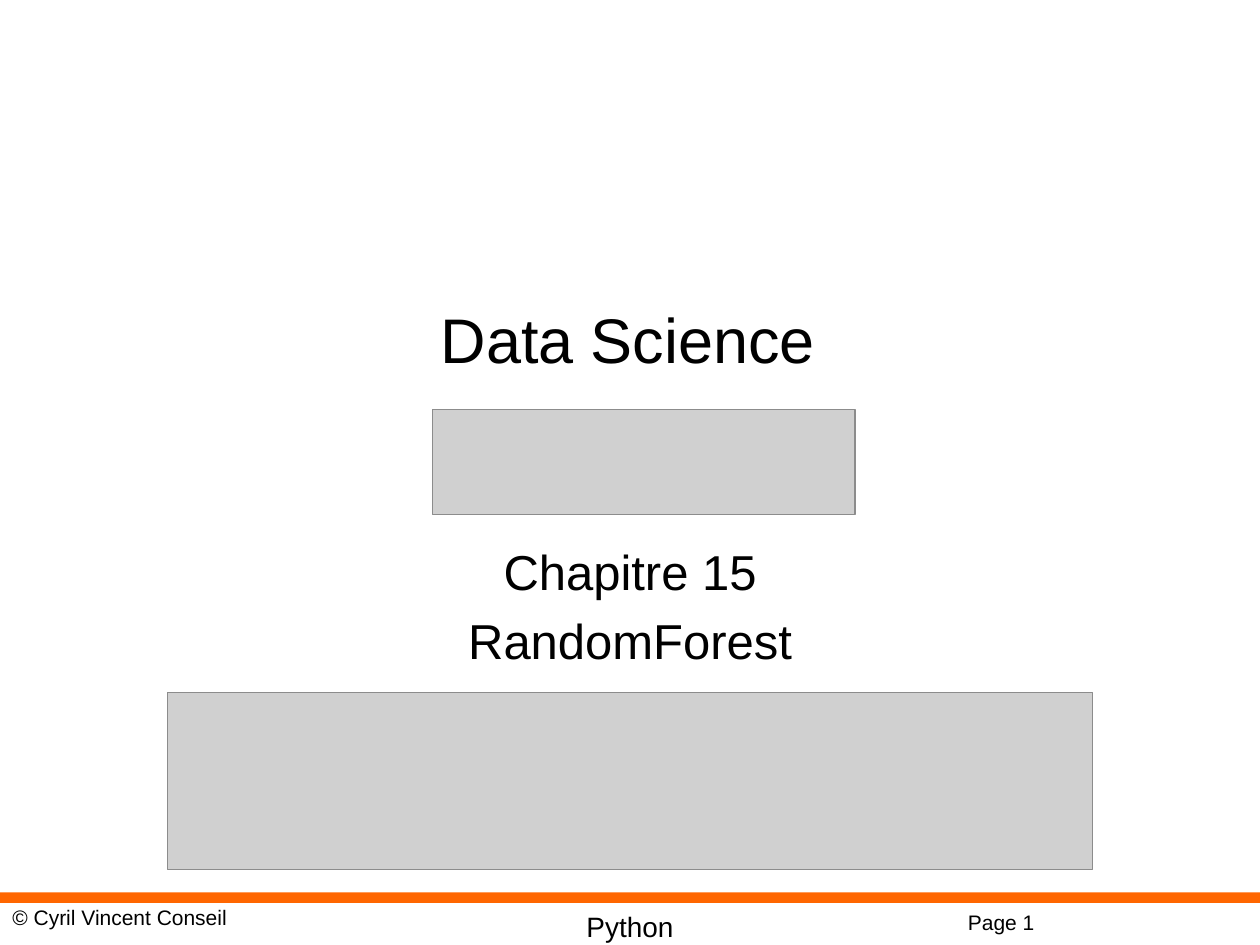
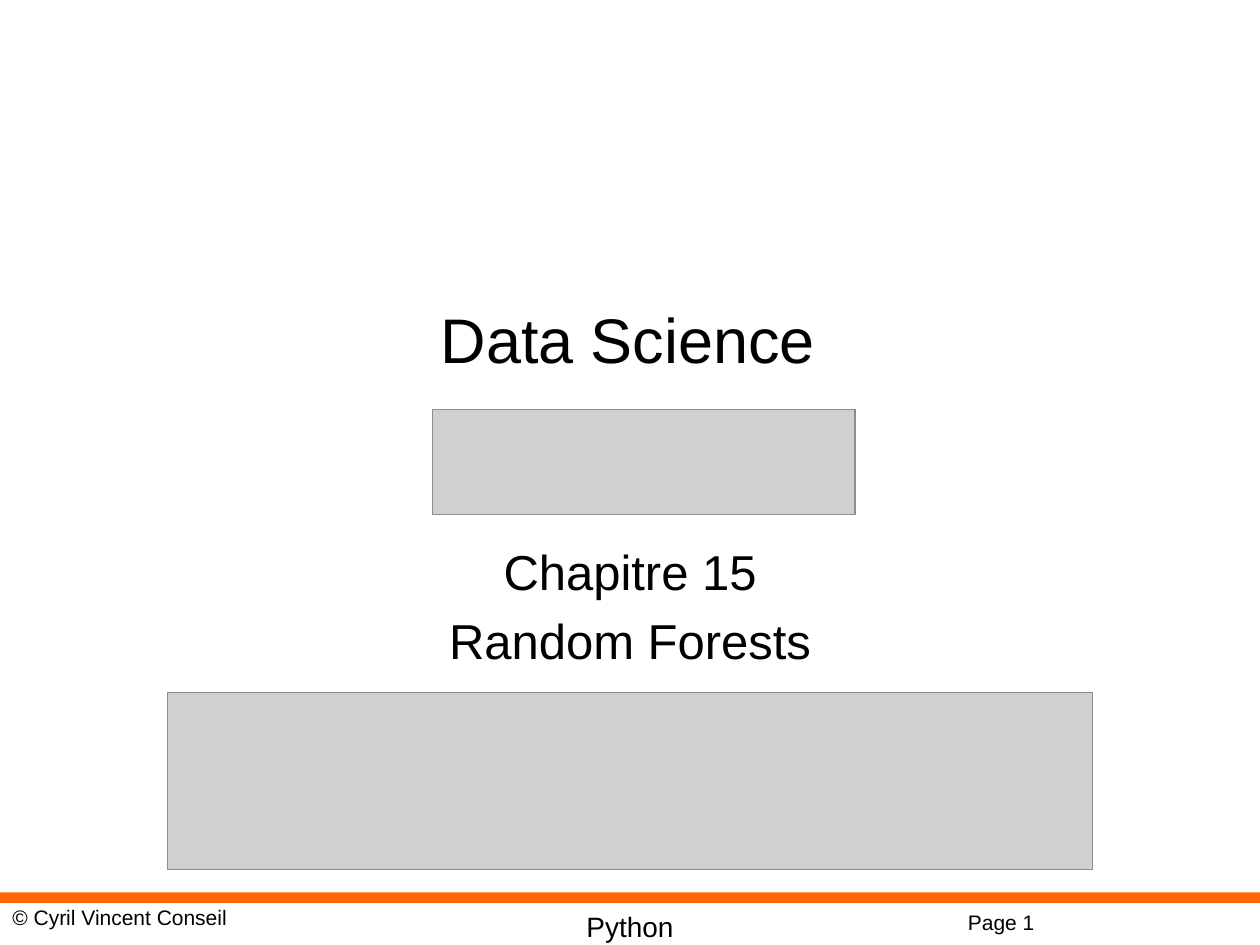
Before and after one commit to cyrilvincent/ML, a slide deck: slide 1 of PPT/MachineLearning15-RandomForest.pptx. Drawn at 1260x945 pixels with LibreOffice and Linux fonts; fonts in the diff are those of the drawing; grey boxes stand for pictures; background and template pictures are left out. Boxes give left, top, right and bottom in pixels: in the first picture for what was removed or moved away, otherwise in the second. Text is boxed around its words. In the diff, an @@ line names an element or a change of style, - is before the commit and + after.

```diff
--- a/PPT/MachineLearning15-RandomForest.pptx
+++ b/PPT/MachineLearning15-RandomForest.pptx
@@ subtitle at (449, 623, 811, 660): text changed @@
-RandomForest
+Random Forests
```
Also in this commit, not shown: 3 other files.
